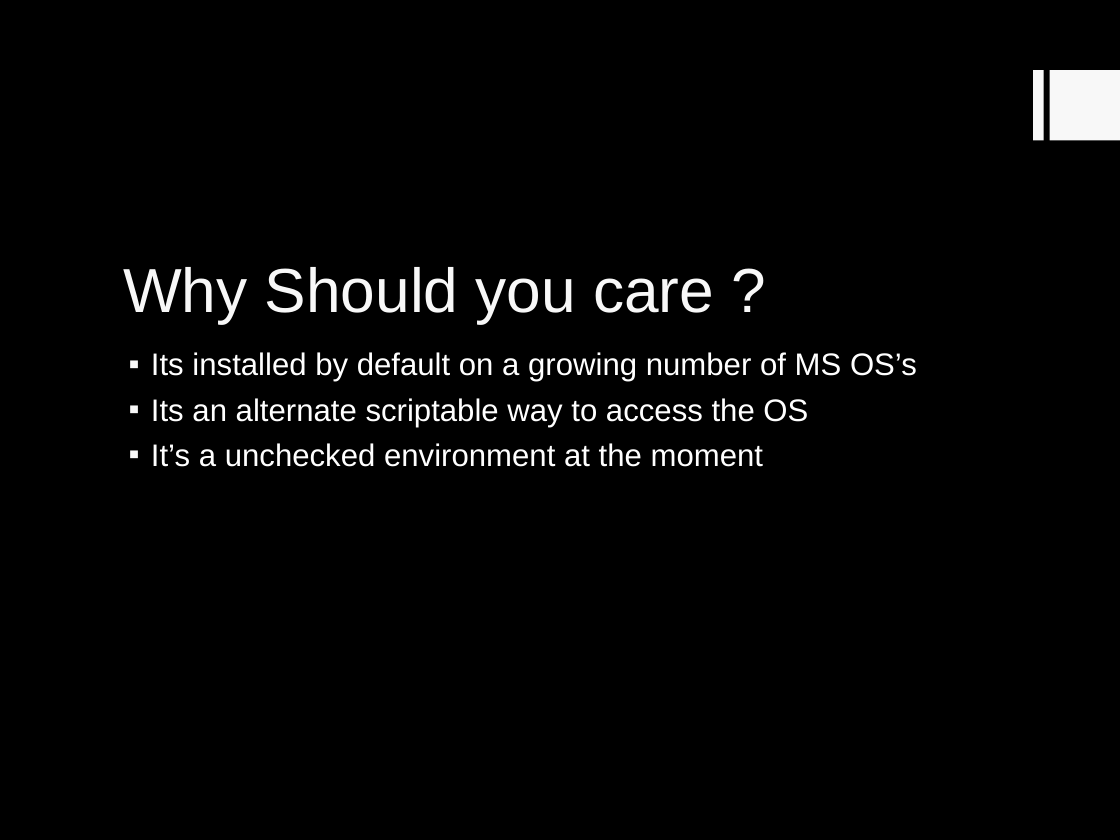
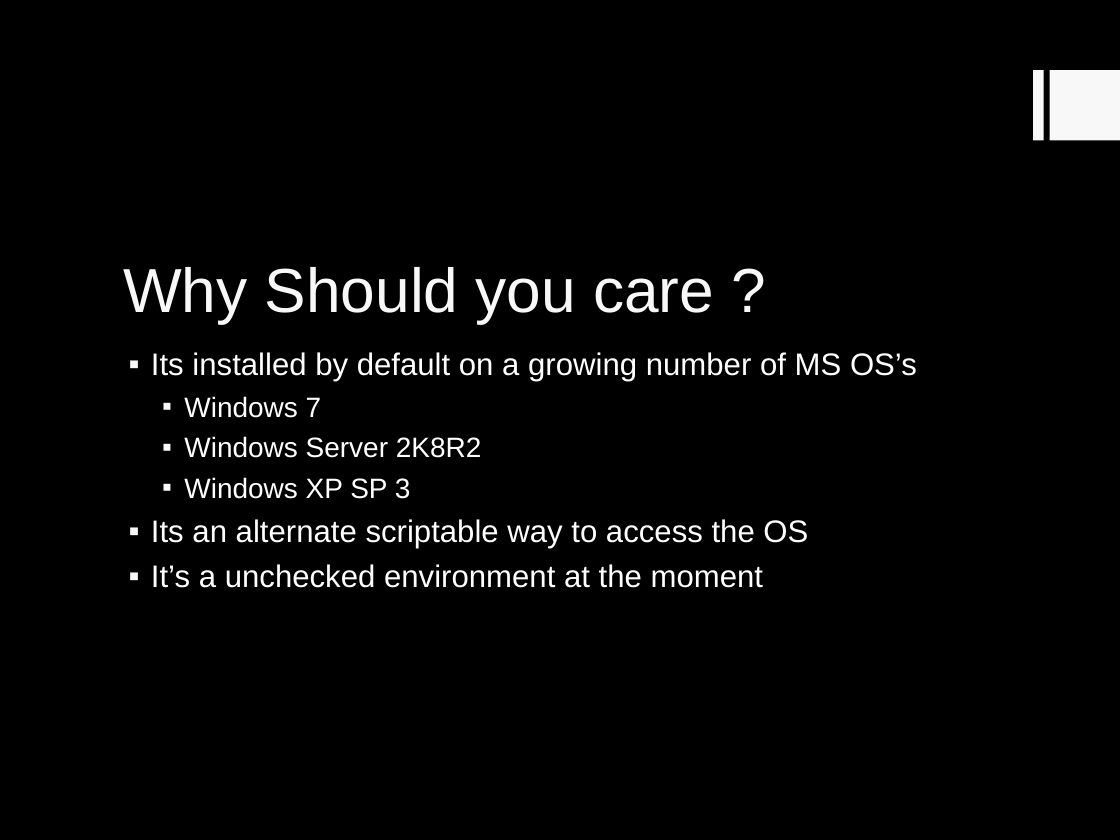
Before and after one commit to RC1140/ZaCon, a slide deck: slide 3 of PowerShell what every haXor needs to know.ppt. Drawn at 1120x840 pixels with LibreOffice and Linux fonts; fonts in the diff are those of the drawing. Boxes give left, top, right and bottom in pixels: in the first picture for what was removed or moved away, otherwise in the second. Text is boxed around its words. In the diff, an @@ line names an element or a change of style, - is before the commit and + after.

```diff
--- a/PowerShell what every haXor needs to know.ppt
+++ b/PowerShell what every haXor needs to know.ppt
@@ text at <box>184,396,482,499</box>: paragraphs added @@
+  ▪ Windows 7
+  ▪ Windows Server 2K8R2
+  ▪ Windows XP SP 3
```
Also in this commit, not shown: 1 other slide changed, 1 slide added, 2 slides removed.
